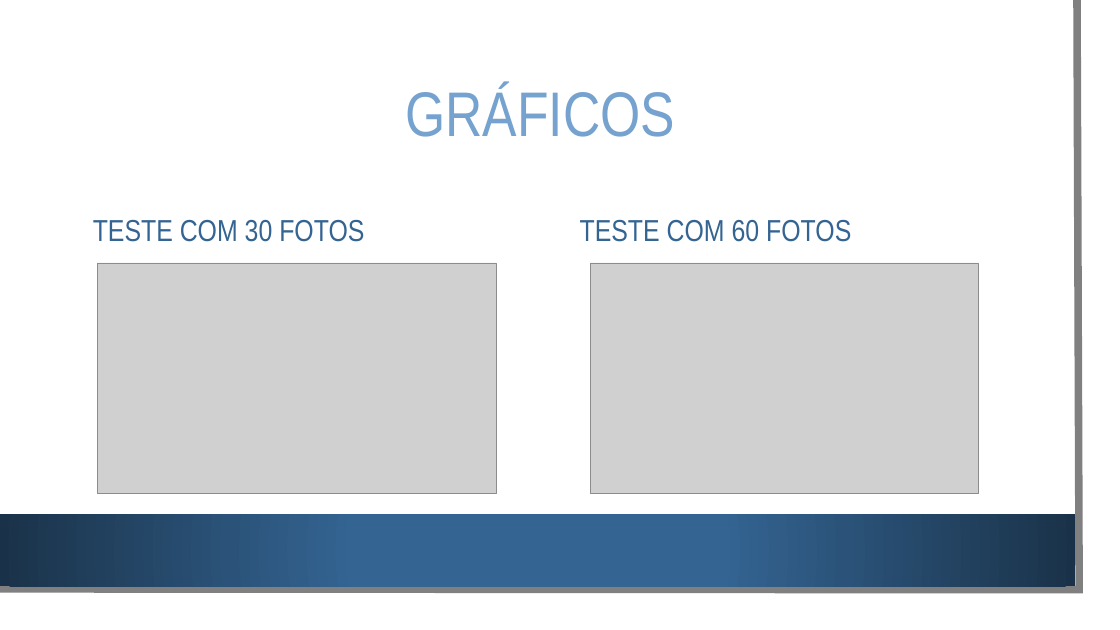
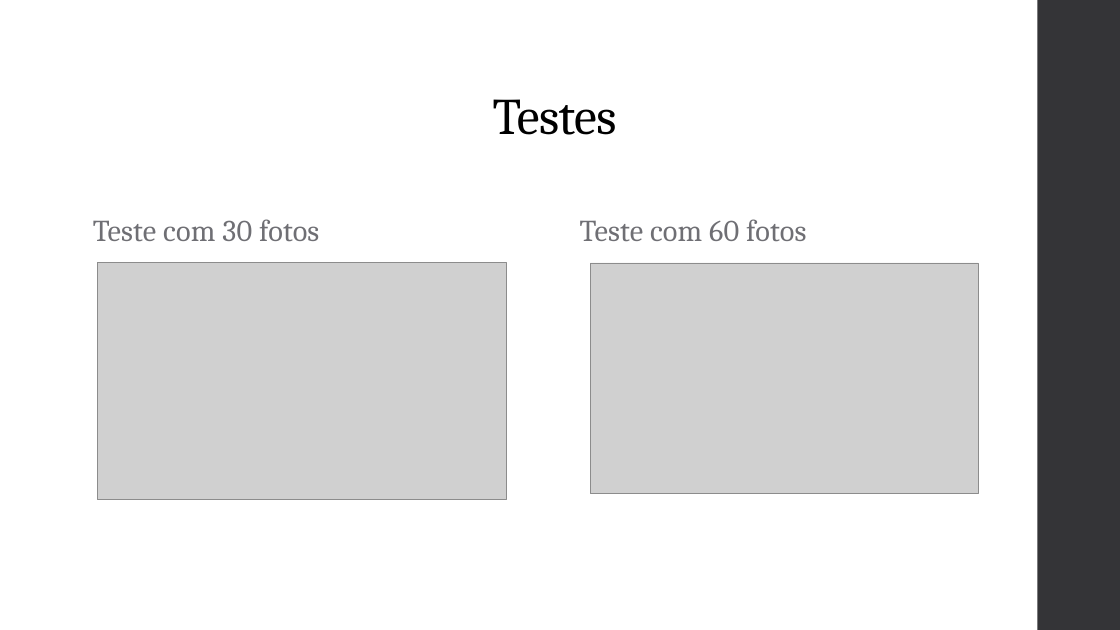
Before and after one commit to mateusmoraes99/MateusBarbara_FinalProject_AA_RR_2024, a slide deck: slide 11 of relatorio e slide/apresentacao.pptx (slide 8 before the commit). Drawn at 1120x630 pixels with LibreOffice and Linux fonts; fonts in the diff are those of the drawing; grey boxes stand for pictures; background and template pictures are left out. Boxes give left, top, right and bottom in pixels: in the first picture for what was removed or moved away, otherwise in the second. Text is boxed around its words. In the diff, an @@ line names an element or a change of style, - is before the commit and + after.

```diff
--- a/relatorio e slide/apresentacao.pptx
+++ b/relatorio e slide/apresentacao.pptx
@@ rectangle removed at [0,0,1101,611] @@
@@ freeform shape removed at [0,0,1080,590] @@
@@ rectangle added at [1038,0,1120,630], fill #353537 @@
@@ title removed at [406,86,676,137] @@
-GRÁFICOS
@@ text added at [493,99,617,135], 44 pt, text #000000 @@
+Testes
@@ text at [93,219,319,241]: text changed; font Arial Narrow to Cambria; text colour #346492 to #6F6F74 @@
-TESTE COM 30 FOTOS
+Teste com 30 fotos
@@ text at [580,219,806,241]: text changed; font Arial Narrow to Cambria; text colour #346492 to #6F6F74 @@
-TESTE COM 60 FOTOS
+Teste com 60 fotos
@@ picture: place and size @@
-picture at [97,263,497,494]
+picture at [97,263,507,500]
@@ rectangle removed at [0,514,1075,586] @@
```
Also in this commit, not shown: 8 other slides changed, 5 slides added, 2 slides removed.
